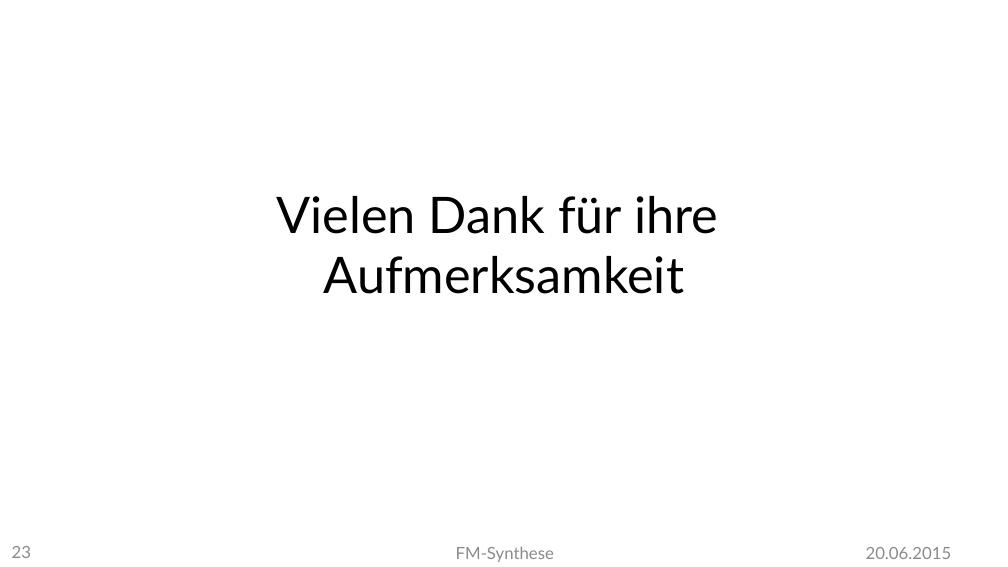
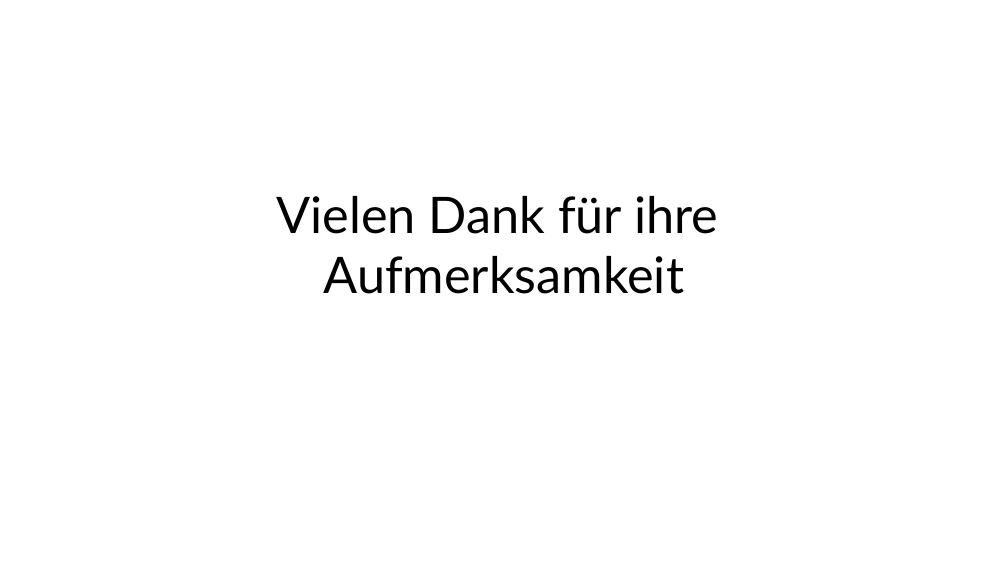
Before and after one commit to MBulli/VSeminar, a slide deck: slide 17 of Praesentation/FMSynthese-Gary.pptx (slide 23 before the commit). Drawn at 1008x567 pixels with LibreOffice and Linux fonts; fonts in the diff are those of the drawing; background and template pictures are left out. Boxes give left, top, right and bottom in pixels: in the first picture for what was removed or moved away, otherwise in the second. Text is boxed around its words. In the diff, an @@ line names an element or a change of style, - is before the commit and + after.

```diff
--- a/Praesentation/FMSynthese-Gary.pptx
+++ b/Praesentation/FMSynthese-Gary.pptx
@@ page number removed at (x1=12, y1=546, x2=31, y2=558) @@
-23
@@ text removed at (x1=456, y1=546, x2=554, y2=562) @@
-FM-Synthese
@@ text removed at (x1=866, y1=547, x2=952, y2=559) @@
-20.06.2015
```
Also in this commit, not shown: 17 other slides changed, 5 slides removed, 6 other files.
